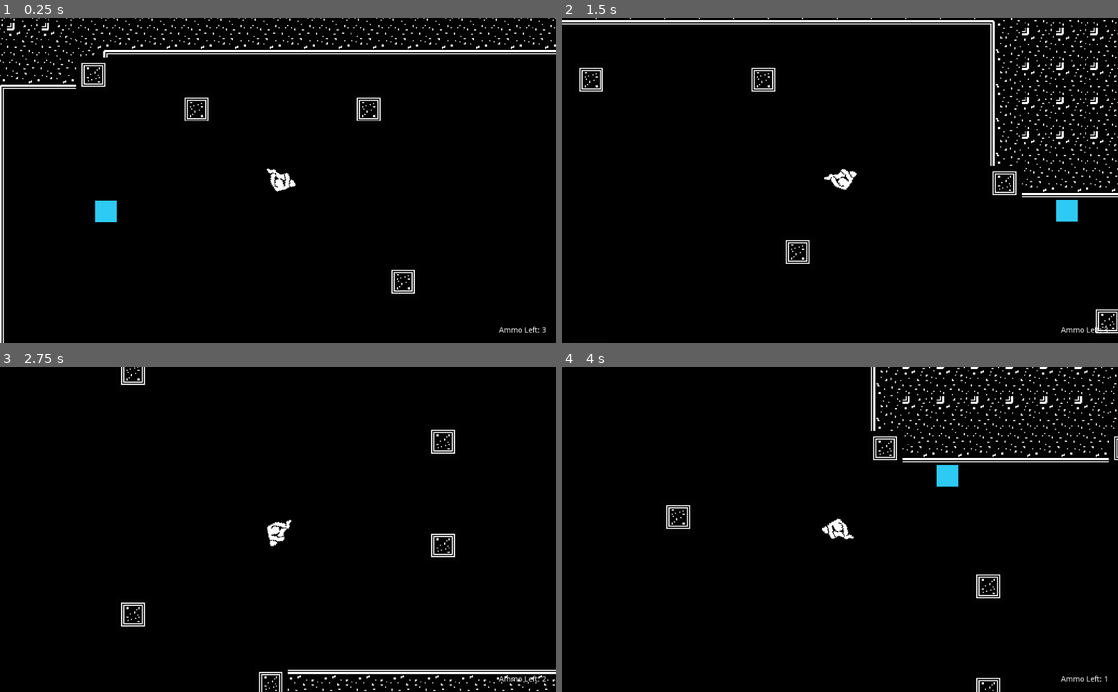
Above: before the commit, frames 1-4 (two rows, left to right).
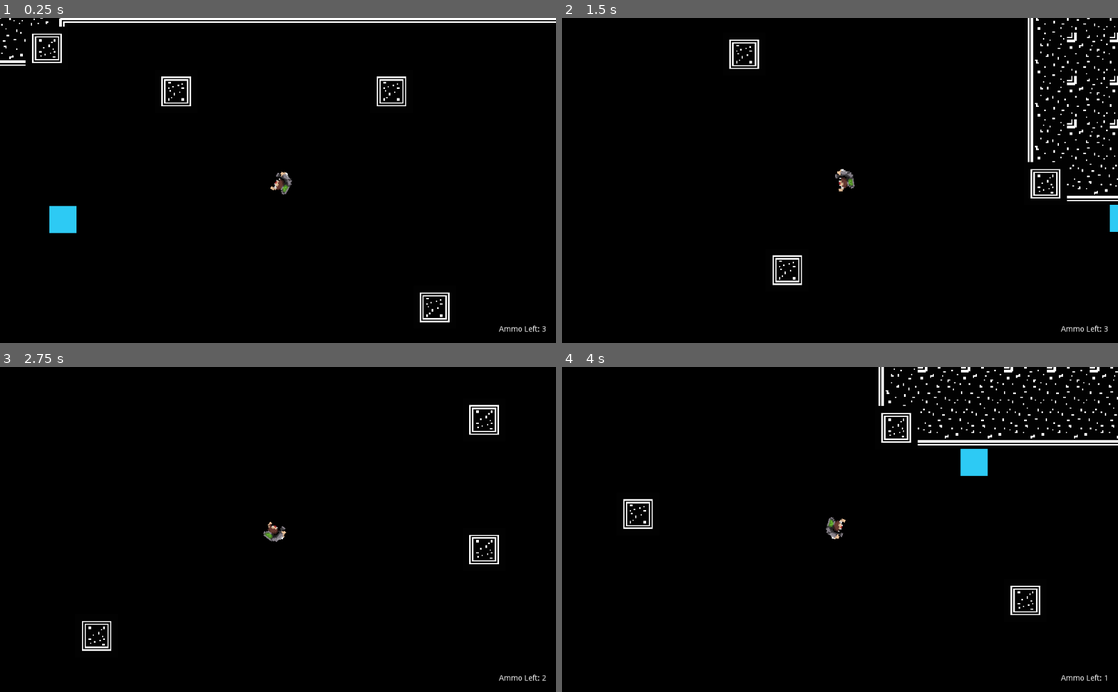
Above: after the commit, the same moments.

Repository: godofecht/Decomposition-Godofecht
Game: Godot game, scene res://World/World.tscn
Two runs of this game, one before a commit and one after it. Both use one fixed random seed, a clock stepped at 60 frames per second and the inputs below.
Inputs (mouse positions are in pixels of both pictures, inside the frame that each line leads up to):
- Up to frame 1 (0.25 s): no input
- Up to frame 2 (1.5 s): move the mouse to (962, 164) at 0.52 s; hold Right 0.53-1.28 s; click (962, 164) at 0.6 s; right-click (962, 164) at 0.8 s; move the mouse to (728, 196) at 1.27 s; hold Down from 1.28 s (still down); right-click (728, 196) at 1.35 s
- Up to frame 3 (2.75 s): click (166, 545) at 1.55 s; move the mouse to (333, 458) at 2.02 s; release Down at 2.03 s; hold Right from 2.03 s (still down); hold S (KEY_DOWN) from 2.03 s (still down); right-click (333, 458) at 2.3 s
- Up to frame 4 (4 s): move the mouse to (812, 594) at 2.77 s; release Right at 2.78 s; release S (KEY_DOWN) at 2.78 s; hold Up 2.78-3.53 s; tap A (KEY_LEFT) at 2.85 s; click (812, 594) at 3.05 s; move the mouse to (1006, 578) at 3.52 s; hold Left from 3.53 s (still down); hold D (KEY_RIGHT) from 3.53 s (still down); right-click (1006, 578) at 3.8 s

The runs differ from the first frame. In frame 1, 6.3% of the frame differs, in the area x 0-100%, y 0-100%; in frame 2, 6.0%; in frame 3, 2.5%; in frame 4, 5.3%.

Commit message:
added sfx for suction, improved inputs

Diff:
--- a/Bacteria/Bacteria.tscn
+++ b/Bacteria/Bacteria.tscn
@@ -1,6 +1,7 @@
-[gd_scene load_steps=6 format=2]
+[gd_scene load_steps=7 format=2]
 
 [ext_resource path="res://Bacteria/Bacteria.gd" type="Script" id=1]
+[ext_resource path="res://Bacteria/SFX/Enemy - Vocal 1.ogg" type="AudioStream" id=2]
 
 [sub_resource type="Gradient" id=1]
 colors = PoolColorArray( 0.176471, 0.792157, 0.956863, 1, 0.176471, 0.792157, 0.956863, 1 )
@@ -39,4 +40,7 @@
 position = Vector2( 0.00412172, -0.00330827 )
 scale = Vector2( 20, 20 )
 shape = SubResource( 4 )
+
+[node name="Vocal" type="AudioStreamPlayer" parent="."]
+stream = ExtResource( 2 )
 [connection signal="body_entered" from="ImpactArea" to="." method="_on_ImpactArea_body_entered"]
--- a/Player/Player.gd
+++ b/Player/Player.gd
@@ -5,9 +5,17 @@
 export var FRICTION = 800
 export var BULLET_SPEED = 400
 
+onready var AnimationT = $AnimationTree
+onready var AnimationState = $AnimationTree.get("parameters/playback")
+
 onready var Bullet_Scene = preload("res://Bullet/Bullet.tscn")
 onready var AbsorbCollision = $AbsorbArea/AbsorbCollision
+
+#SFX
 onready var ShootingSFX = $ShootingSFX
+onready var OnSuctionSFX = $OnSuctionSFX
+onready var OnSuctionStartSFX = $SuctionPowerUpSFX
+onready var OnSuctionFinishSFX = $SuctionPowerDownSFX
 
 export(int) var ammo = 3
 
@@ -21,19 +29,20 @@
 
 enum {
 	RUNNING,
-	STANDING
+	SUCTION
 }
 
 var state = RUNNING
 var velocity = Vector2.ZERO
 var direction_vector = Vector2.LEFT #Store direction for non movement animations
 
+func _ready() -> void:
+	AnimationT.active = true
+
 func _physics_process(delta: float) -> void:
 	match(state):
 		RUNNING:
 			move_state(delta)
-		STANDING:
-			standing_state(delta)
 
 func standing_state(delta: float):
 	pass
@@ -65,6 +74,8 @@
 
 func shoot():
 	if (ammo <= 0): return
+	if !AbsorbCollision.disabled: return
+	AnimationState.travel("Shooting")
 	ammo = ammo - 1
 	onAmmoSet()
 	ShootingSFX.play()
@@ -75,10 +86,16 @@
 
 func absorb():
 	print("Absorb enabled")
+	if (AbsorbCollision.disabled):
+		OnSuctionStartSFX.play()
+		AnimationState.travel("Suction")
 	AbsorbCollision.disabled = false
 
 func stopAbsorbing():
 	print("Absorb disabled")
+	AnimationState.travel("Walking")
+	OnSuctionStartSFX.stop()
+	OnSuctionFinishSFX.play()
 	AbsorbCollision.disabled = true
 
 func move():
@@ -87,4 +104,9 @@
 func _on_AbsorbArea_body_entered(body: Node) -> void:
 	body.queue_free()
 	ammo += 1
+	OnSuctionSFX.play()
 	onAmmoSet()
+
+
+func onShootingAnimationFinish():
+	AnimationState.travel("Walking")
--- a/Player/Player.tscn
+++ b/Player/Player.tscn
@@ -1,17 +1,105 @@
-[gd_scene load_steps=8 format=2]
+[gd_scene load_steps=21 format=2]
 
-[ext_resource path="res://Player/Player_1.png" type="Texture" id=1]
-[ext_resource path="res://Player/Player_2.png" type="Texture" id=2]
+[ext_resource path="res://Player/decomposed_player.png" type="Texture" id=1]
+[ext_resource path="res://Player/SFX/Player - Suction Finish.ogg" type="AudioStream" id=2]
 [ext_resource path="res://Player/Player.gd" type="Script" id=3]
 [ext_resource path="res://Player/SFX/Player - Shoot V1.ogg" type="AudioStream" id=4]
+[ext_resource path="res://Player/SFX/Player - Suction Power Up.ogg" type="AudioStream" id=5]
+[ext_resource path="res://Player/SFX/Player - Suction Power Down.ogg" type="AudioStream" id=6]
 
-[sub_resource type="SpriteFrames" id=1]
-animations = [ {
-"frames": [ ExtResource( 1 ), ExtResource( 2 ) ],
-"loop": true,
-"name": "default",
-"speed": 5.0
+[sub_resource type="Animation" id=13]
+resource_name = "Shooting"
+length = 0.4
+tracks/0/type = "value"
+tracks/0/path = NodePath("Sprite:frame")
+tracks/0/interp = 1
+tracks/0/loop_wrap = true
+tracks/0/imported = false
+tracks/0/enabled = true
+tracks/0/keys = {
+"times": PoolRealArray( 0, 0.1, 0.2, 0.3 ),
+"transitions": PoolRealArray( 1, 1, 1, 1 ),
+"update": 1,
+"values": [ 2, 2, 3, 3 ]
+}
+tracks/1/type = "method"
+tracks/1/path = NodePath(".")
+tracks/1/interp = 1
+tracks/1/loop_wrap = true
+tracks/1/imported = false
+tracks/1/enabled = true
+tracks/1/keys = {
+"times": PoolRealArray( 0.3 ),
+"transitions": PoolRealArray( 1 ),
+"values": [ {
+"args": [  ],
+"method": "onShootingAnimationFinish"
 } ]
+}
+
+[sub_resource type="Animation" id=4]
+resource_name = "Suction"
+length = 0.2
+loop = true
+tracks/0/type = "value"
+tracks/0/path = NodePath("Sprite:frame")
+tracks/0/interp = 1
+tracks/0/loop_wrap = true
+tracks/0/imported = false
+tracks/0/enabled = true
+tracks/0/keys = {
+"times": PoolRealArray( 0, 0.1 ),
+"transitions": PoolRealArray( 1, 1 ),
+"update": 1,
+"values": [ 2, 3 ]
+}
+
+[sub_resource type="Animation" id=5]
+resource_name = "Walking"
+length = 0.2
+loop = true
+tracks/0/type = "value"
+tracks/0/path = NodePath("Sprite:frame")
+tracks/0/interp = 1
+tracks/0/loop_wrap = true
+tracks/0/imported = false
+tracks/0/enabled = true
+tracks/0/keys = {
+"times": PoolRealArray( 0, 0.1 ),
+"transitions": PoolRealArray( 1, 1 ),
+"update": 1,
+"values": [ 0, 1 ]
+}
+
+[sub_resource type="AnimationNodeAnimation" id=14]
+animation = "Shooting"
+
+[sub_resource type="AnimationNodeAnimation" id=6]
+animation = "Suction"
+
+[sub_resource type="AnimationNodeAnimation" id=7]
+animation = "Walking"
+
+[sub_resource type="AnimationNodeStateMachineTransition" id=9]
+
+[sub_resource type="AnimationNodeStateMachineTransition" id=12]
+
+[sub_resource type="AnimationNodeStateMachineTransition" id=15]
+
+[sub_resource type="AnimationNodeStateMachineTransition" id=16]
+
+[sub_resource type="AnimationNodeStateMachine" id=10]
+states/Shooting/node = SubResource( 14 )
+states/Shooting/position = Vector2( 391, 174 )
+states/Suction/node = SubResource( 6 )
+states/Suction/position = Vector2( 537, 77 )
+states/Walking/node = SubResource( 7 )
+states/Walking/position = Vector2( 283, 77 )
+transitions = [ "Walking", "Suction", SubResource( 9 ), "Suction", "Walking", SubResource( 12 ), "Walking", "Shooting", SubResource( 15 ), "Shooting", "Walking", SubResource( 16 ) ]
+start_node = "Walking"
+graph_offset = Vector2( 15, 40 )
+
+[sub_resource type="AnimationNodeStateMachinePlayback" id=11]
 
 [sub_resource type="CircleShape2D" id=2]
 radius = 9.03929
@@ -23,9 +111,21 @@
 collision_mask = 2
 script = ExtResource( 3 )
 
-[node name="Sprite" type="AnimatedSprite" parent="."]
-frames = SubResource( 1 )
-playing = true
+[node name="Sprite" type="Sprite" parent="."]
+texture = ExtResource( 1 )
+vframes = 2
+hframes = 2
+frame = 1
+
+[node name="AnimationPlayer" type="AnimationPlayer" parent="."]
+anims/Shooting = SubResource( 13 )
+anims/Suction = SubResource( 4 )
+anims/Walking = SubResource( 5 )
+
+[node name="AnimationTree" type="AnimationTree" parent="."]
+tree_root = SubResource( 10 )
+anim_player = NodePath("../AnimationPlayer")
+parameters/playback = SubResource( 11 )
 
 [node name="Collision" type="CollisionShape2D" parent="."]
 position = Vector2( 0.358982, 2.06413 )
@@ -44,4 +144,14 @@
 
 [node name="ShootingSFX" type="AudioStreamPlayer" parent="."]
 stream = ExtResource( 4 )
+
+[node name="OnSuctionSFX" type="AudioStreamPlayer" parent="."]
+stream = ExtResource( 2 )
+
+[node name="SuctionPowerUpSFX" type="AudioStreamPlayer" parent="."]
+stream = ExtResource( 5 )
+
+[node name="SuctionPowerDownSFX" type="AudioStreamPlayer" parent="."]
+stream = ExtResource( 6 )
+[connection signal="animation_finished" from="AnimationPlayer" to="." method="_on_AnimationPlayer_animation_finished"]
 [connection signal="body_entered" from="AbsorbArea" to="." method="_on_AbsorbArea_body_entered"]
--- a/World/World.tscn
+++ b/World/World.tscn
@@ -108,7 +108,7 @@
 
 [node name="Camera2D" type="Camera2D" parent="Player"]
 current = true
-zoom = Vector2( 0.5, 0.5 )
+zoom = Vector2( 0.4, 0.4 )
 
 [node name="Node2D" parent="." instance=ExtResource( 5 )]
 position = Vector2( 122.554, 205.957 )
@@ -132,9 +132,9 @@
 anchor_right = 1.0
 anchor_bottom = 1.0
 margin_left = 72.0
-margin_top = 203.0
+margin_top = 202.186
 margin_right = -18.0
-margin_bottom = -16.0
+margin_bottom = -16.8145
 text = "Ammo Left: 3"
 align = 2
 valign = 2
Not shown, added: Bacteria/SFX/Enemy - Vocal 1.ogg.import
Not shown, added: Player/SFX/Player - Suction Finish.ogg.import
Not shown, added: Player/SFX/Player - Suction Power Down.ogg.import
Not shown, added: Player/SFX/Player - Suction Power Up.ogg.import
Binary file added: Player/decomposed_player.png
Not shown, added: Player/decomposed_player.png.import
Not shown, added: Bacteria/SFX/Enemy - Vocal 1.ogg
Not shown, added: Player/SFX/Player - Suction Finish.ogg
Not shown, added: Player/SFX/Player - Suction Power Down.ogg
Not shown, added: Player/SFX/Player - Suction Power Up.ogg
